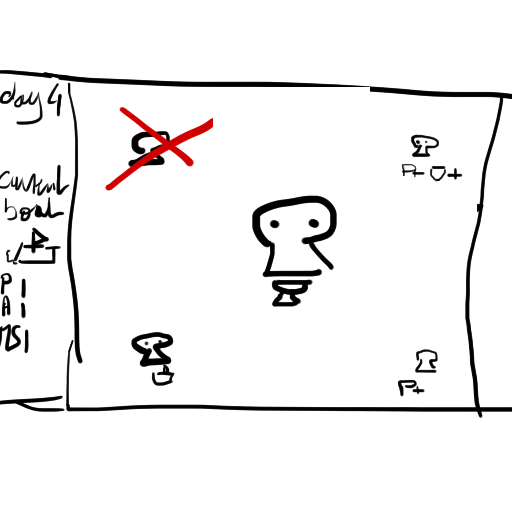
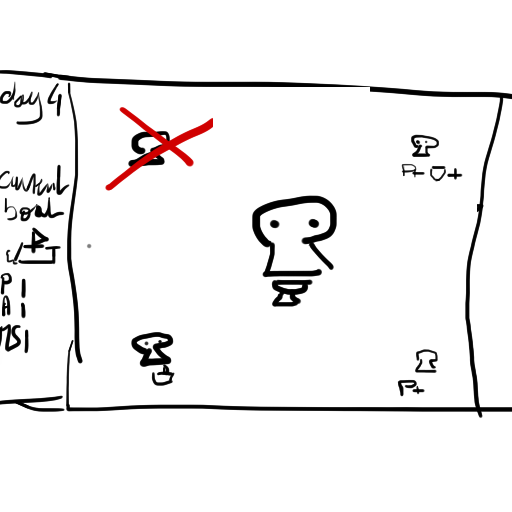
Layers edited between the first and the second 512px x 512px image:
painted on "Layer 4(pasted)" over [86, 243, 92, 249]
painted on "Layer 1" over [86, 243, 92, 249]
